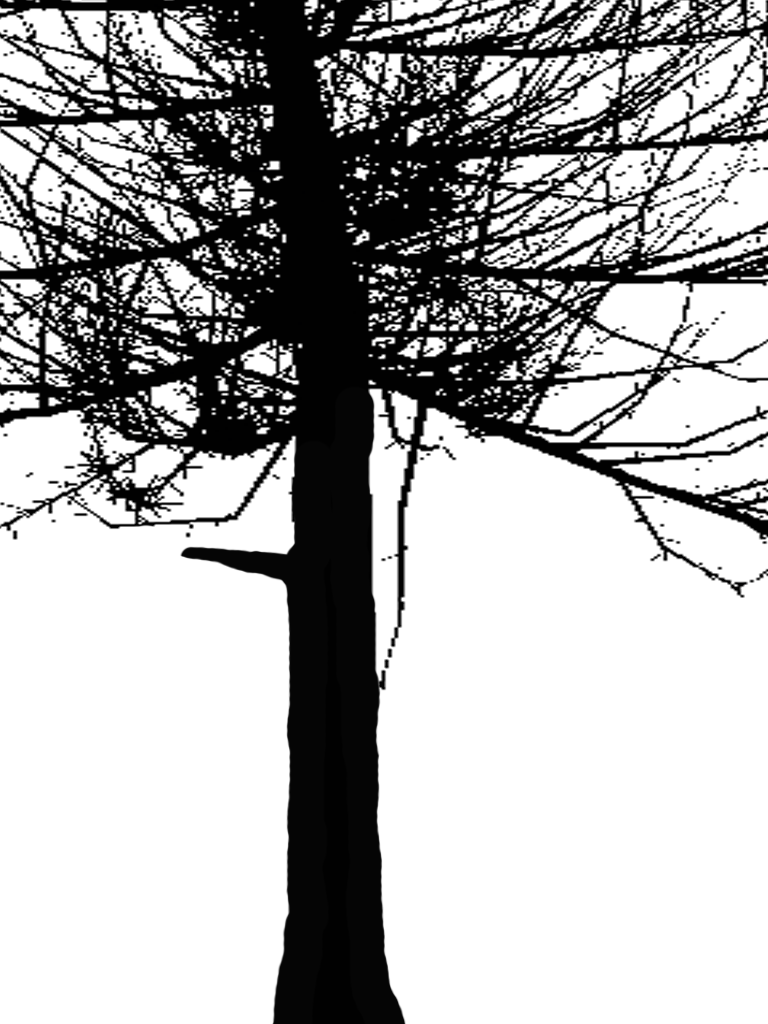
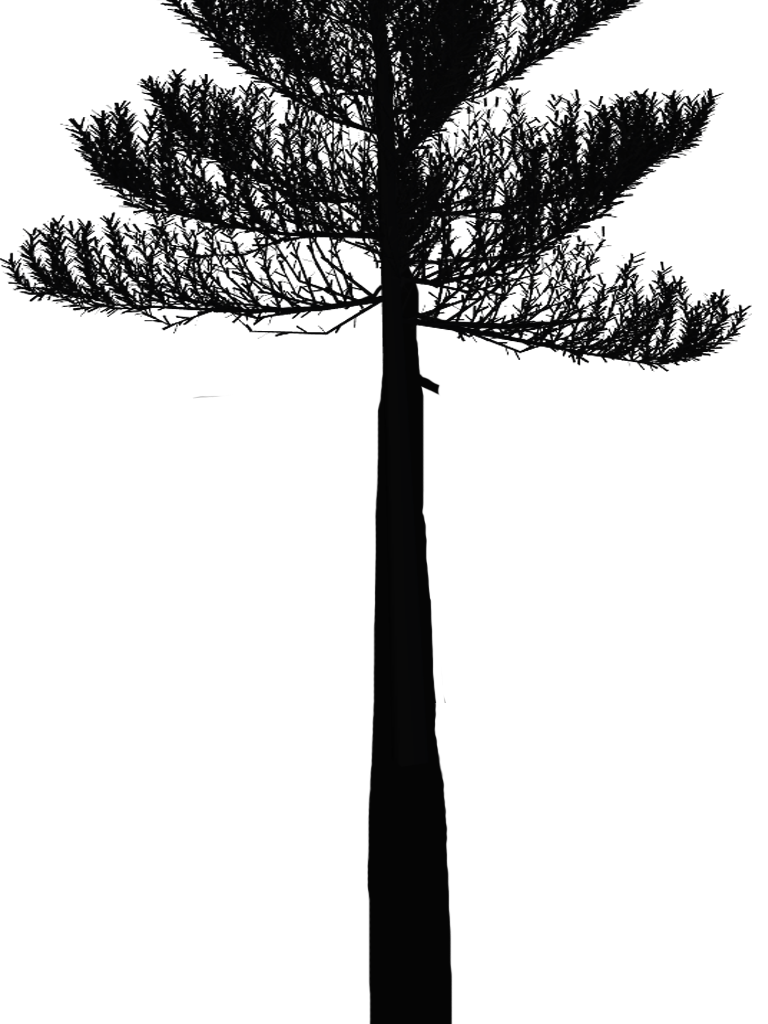
Two versions of the same layered image (768 x 1024). Layer-by-layer changes:
hid "Layer 1" over [0, 0, 768, 1024]
added layer "Layer 3" above "Layer 2" over [0, 0, 752, 767]
added layer "Layer 2" above "Layer 0" over [192, 0, 602, 1024]
